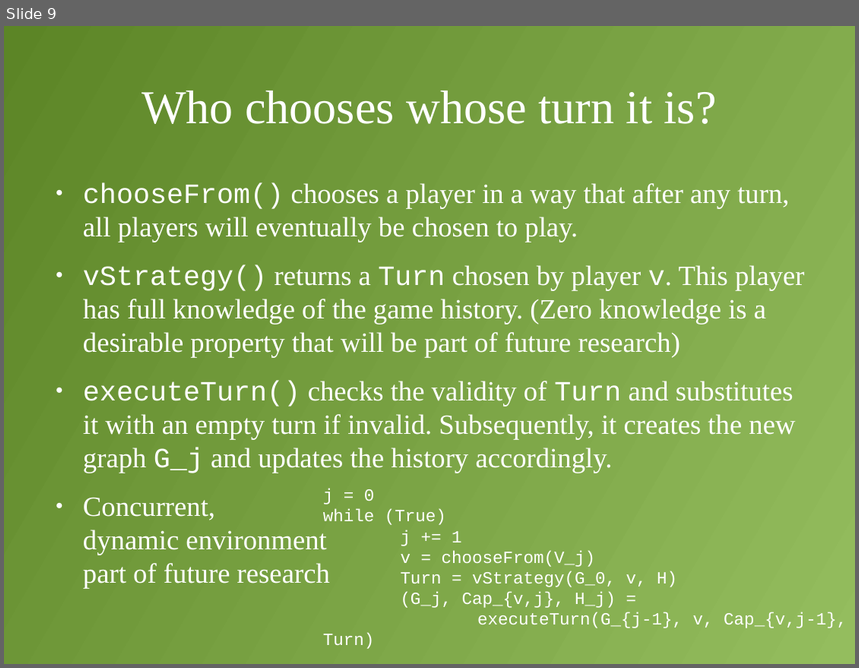
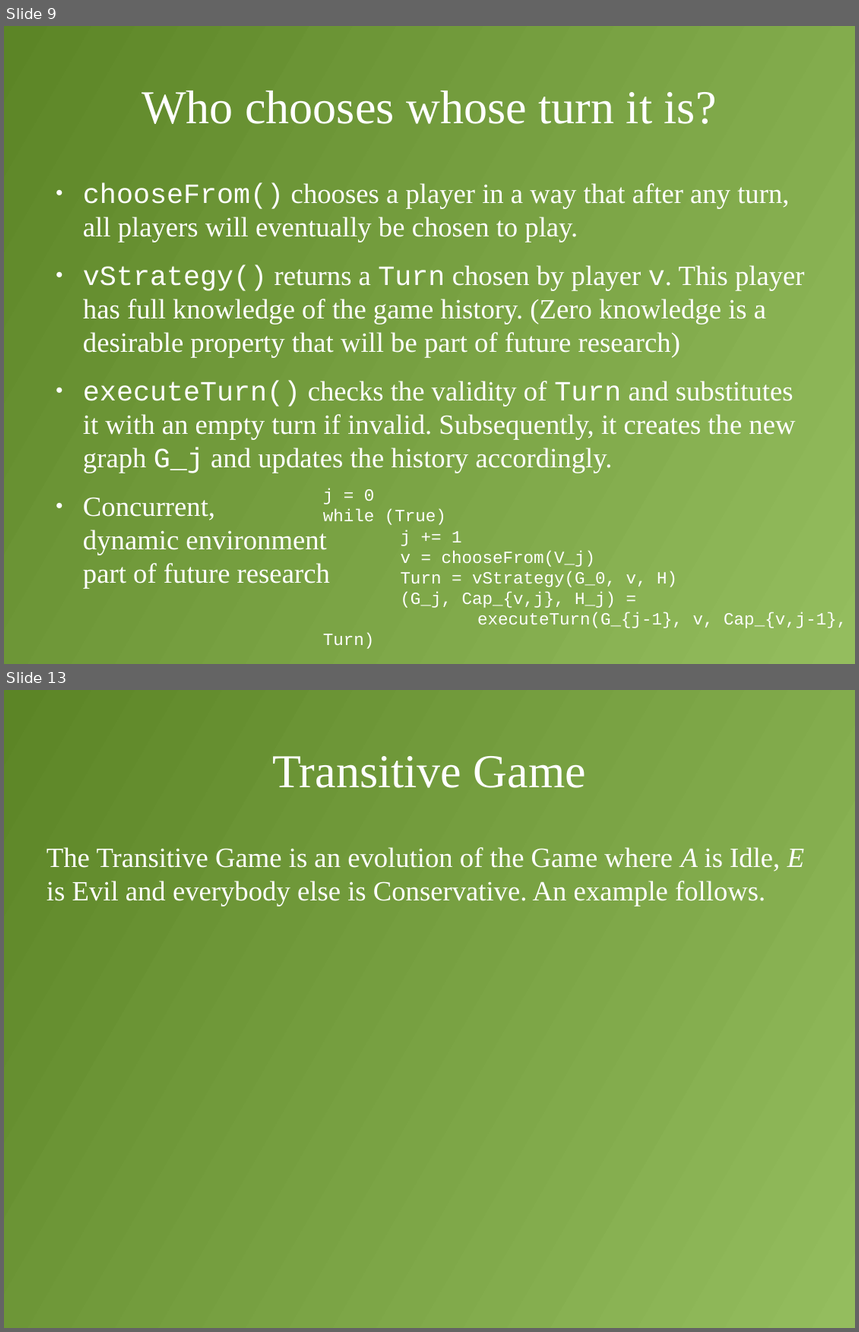
Before and after one commit to decrypto-org/TrustIsRisk, a slide deck: presentations/AtheCrypt10-1-2017/AtheCrypt10-1-2017.odp. Shown one above the other, each under a label of ours: slide 9 before the commit, slides 9 and 13 after it; the slides between them are not shown. The pictures are 859x668 and 859x1332 pixels, drawn with LibreOffice and Linux fonts; fonts in the diff are those of the drawing. Boxes give left, top, right and bottom in pixels: in the first picture for what was removed or moved away, otherwise in the second. Text is boxed around its words. In the diff, an @@ line names an element or a change of style, - is before the commit and + after.

```diff
--- a/presentations/AtheCrypt10-1-2017/AtheCrypt10-1-2017.odp
+++ b/presentations/AtheCrypt10-1-2017/AtheCrypt10-1-2017.odp
@@ slide 13 added at [4, 690, 855, 1328], background gradient #94BD5E to #5C8526 @@
@@ title added at [272, 756, 586, 788], 44 pt, text #FFFFFF @@
+Transitive Game
@@ text added at [47, 847, 804, 907], 26 pt, text #FFFFFF @@
+The Transitive Game is an evolution of the Game where A is Idle, E is Evil and everybody else is Conservative. An example follows.
```
Also in this commit, not shown: 1 slide changed, 3 other slides added.
